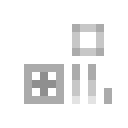
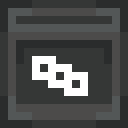
Layered file, before and after one edit (w=128, h=128). Changes by layer:
hid "back.mask", painted on it over [24, 24, 112, 104]
showed group "front.anim" (6 layers), moved it above "front.base" over [32, 56, 88, 96]
showed "front.base" over [0, 0, 128, 128]
